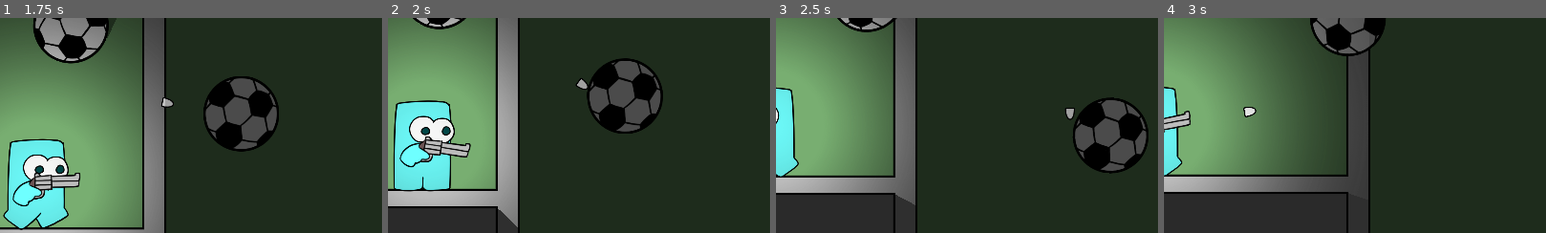
Above: before the commit, frames 1-4 (left to right).
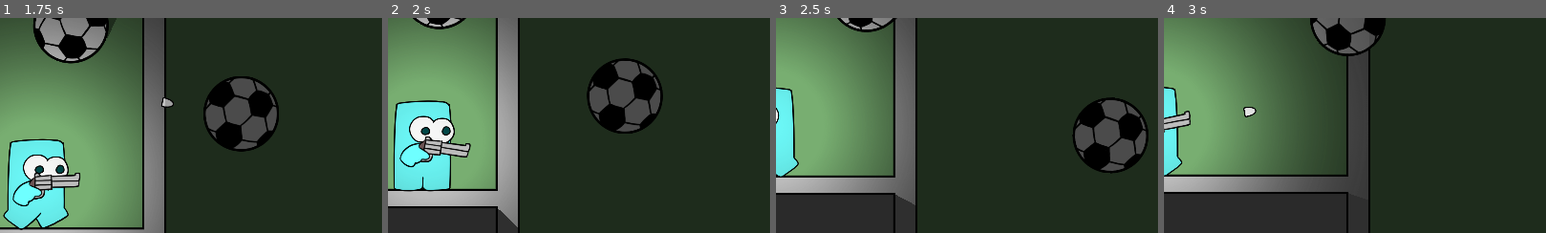
Above: after the commit, the same moments.

Repository: Project-escape/protype-1
Game: Godot game, scene res://scenes/levelsample.tscn
Same seed, same stepped clock (60 frames per second), same inputs: the game is played once before the commit and once after it.
Inputs (mouse positions are % of the whole screen's width and height, from its top left):
- Up to frame 1 (1.75 s): move the mouse to (45, 70) at 0.52 s; hold Right (right) from 0.53 s (still down); tap E (action) at 0.6 s; tap Space (jump) at 0.77, 1.52 s; move the mouse to (80, 65) at 1.27 s; click (80, 65) at 1.35 s
- Up to frame 2 (2 s): keep holding Right (right)
- Up to frame 3 (2.5 s): move the mouse to (20, 35) at 2.02 s; release Right (right) at 2.03 s; hold Left (left) from 2.03 s (still down); tap E (action) at 2.1 s
- Up to frame 4 (3 s): keep holding Left (left); move the mouse to (55, 50) at 2.77 s; click (55, 50) at 2.85 s
The pictures show only the part of the screen within x 48-98%, y 25-75%; the shares and areas given below are measured in that part.

Frame 1 is identical in both runs. In frame 2, 0.1% of the frame differs, in the area x 49-53%, y 28-34%; in frame 3, 0.1%, in the area x 75-89%, y 36-73%; in frame 4, nothing differs.

Commit message:
bullet fixed

Diff:
--- /dev/null
+++ b/scenes/Bullet.gd
@@ -0,0 +1,6 @@
+extends RigidBody2D
+
+
+func _on_RigidBody2D_body_entered(body):
+	if !body.is_in_group("player"):
+		queue_free()
--- a/scenes/Bullet.tscn
+++ b/scenes/Bullet.tscn
@@ -1,11 +1,15 @@
-[gd_scene load_steps=3 format=2]
+[gd_scene load_steps=4 format=2]
 
 [ext_resource path="res://assests/Weapon/bullet.png" type="Texture" id=1]
+[ext_resource path="res://scenes/Bullet.gd" type="Script" id=2]
 
 [sub_resource type="CapsuleShape2D" id=1]
 height = 12.2953
 
 [node name="RigidBody2D" type="RigidBody2D"]
+contacts_reported = 1
+contact_monitor = true
+script = ExtResource( 2 )
 
 [node name="CollisionShape2D" type="CollisionShape2D" parent="."]
 rotation = 1.5708
@@ -13,3 +17,4 @@
 
 [node name="Sprite" type="Sprite" parent="."]
 texture = ExtResource( 1 )
+[connection signal="body_entered" from="." to="." method="_on_RigidBody2D_body_entered"]
--- a/scenes/gameboy.tscn
+++ b/scenes/gameboy.tscn
@@ -50,7 +50,9 @@
 radius = 86.933
 height = 109.585
 
-[node name="gameboy" type="KinematicBody2D"]
+[node name="gameboy" type="KinematicBody2D" groups=[
+"player",
+]]
 scale = Vector2( 0.5, 0.5 )
 script = ExtResource( 2 )
 
--- a/scenes/levelsample.tscn
+++ b/scenes/levelsample.tscn
@@ -34,7 +34,7 @@
 texture = ExtResource( 6 )
 
 [node name="room3" parent="." instance=ExtResource( 1 )]
-position = Vector2( 2314.54, -177.338 )
+position = Vector2( 2278.9, -132.793 )
 rotation = 0.0767945
 
 [node name="room4" parent="." instance=ExtResource( 3 )]
@@ -51,7 +51,10 @@
 position = Vector2( 4575.37, 1809.65 )
 
 [node name="room8" parent="." instance=ExtResource( 3 )]
-position = Vector2( 6505.32, -146.694 )
+position = Vector2( 6984.09, -197.091 )
+
+[node name="room2" parent="room8" instance=ExtResource( 4 )]
+position = Vector2( -6274.2, 2012.37 )
 
 [node name="room2" parent="." instance=ExtResource( 2 )]
 position = Vector2( 5187.63, -47.4583 )
